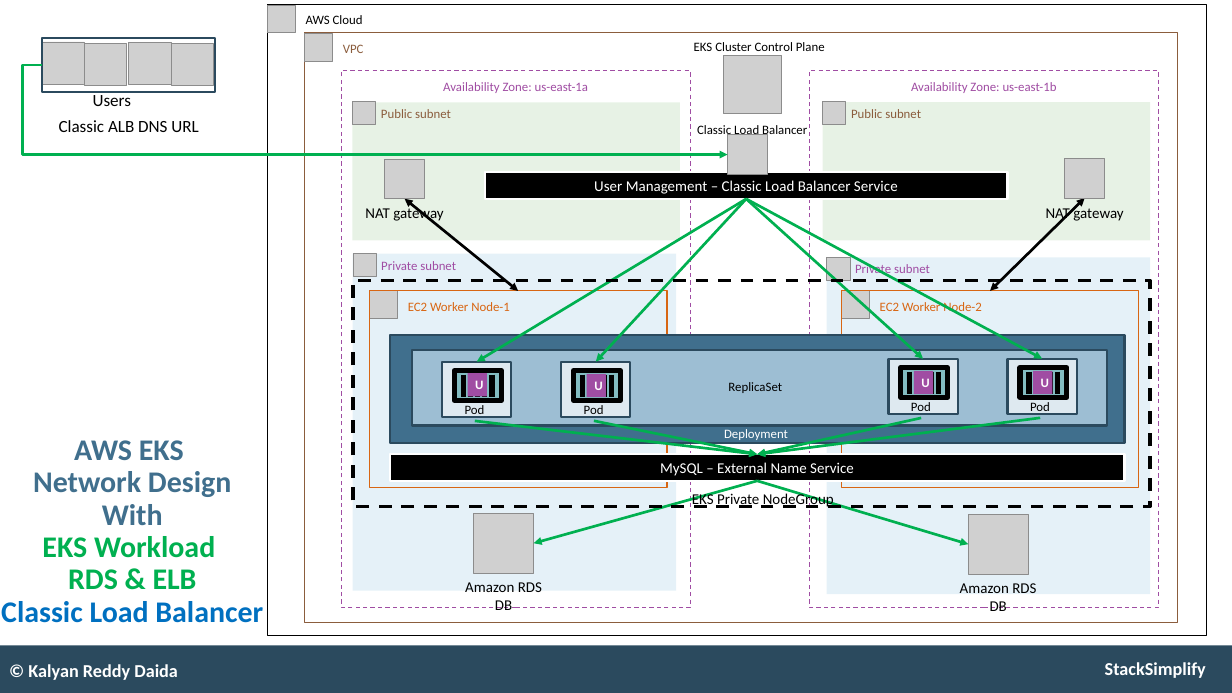
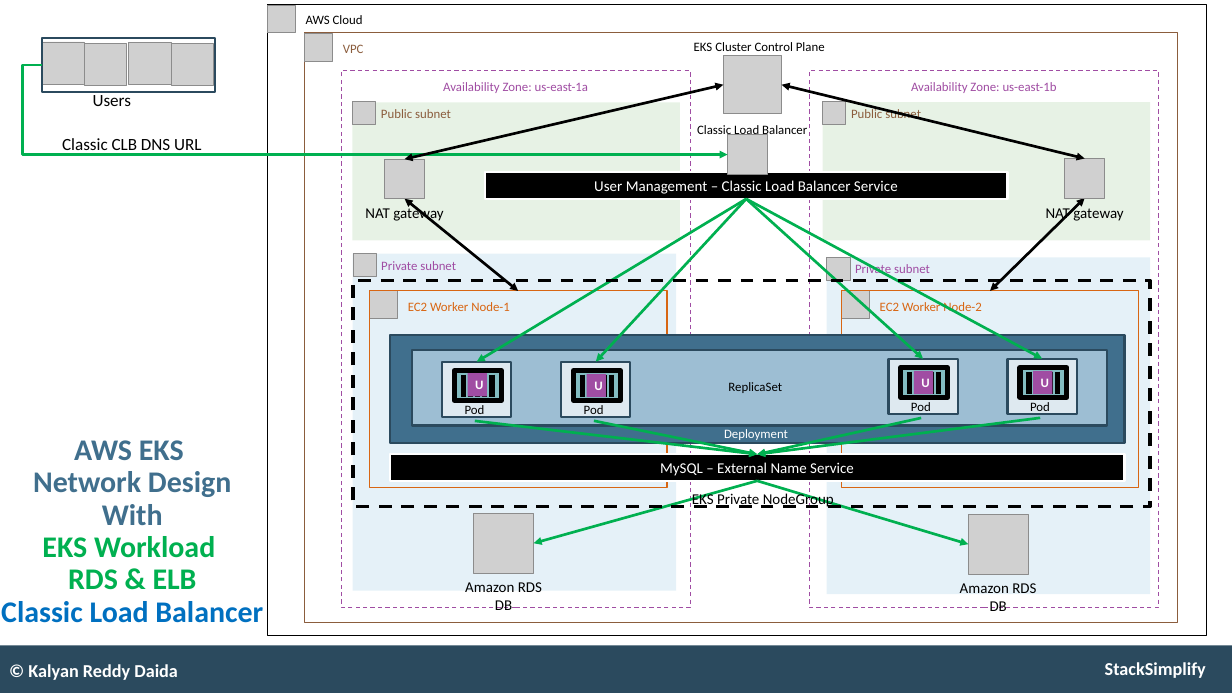
Before and after one commit to stacksimplify/aws-eks-kubernetes-masterclass, a slide deck: slide 73 of presentation/AWS-Fargate-and-EKS-Masterclass.pptx (slide 70 before the commit). Drawn at 1232x693 pixels with LibreOffice and Linux fonts; fonts in the diff are those of the drawing; grey boxes stand for pictures. Boxes give left, top, right and bottom in pixels: in the first picture for what was removed or moved away, otherwise in the second. Text is boxed around its words. In the diff, an @@ line names an element or a change of style, - is before the commit and + after.

```diff
--- a/presentation/AWS-Fargate-and-EKS-Masterclass.pptx
+++ b/presentation/AWS-Fargate-and-EKS-Masterclass.pptx
@@ double arrow added from (723, 85) to (404, 159), #000000 2.5 pt @@
@@ double arrow added from (1085, 159) to (782, 85), #000000 2.5 pt @@
@@ text at [62,138,201,156]: text changed @@
-Classic ALB DNS URL
+Classic CLB DNS URL
```
Also in this commit, not shown: 2 other slides changed, 5 slides added, 41 other files.
